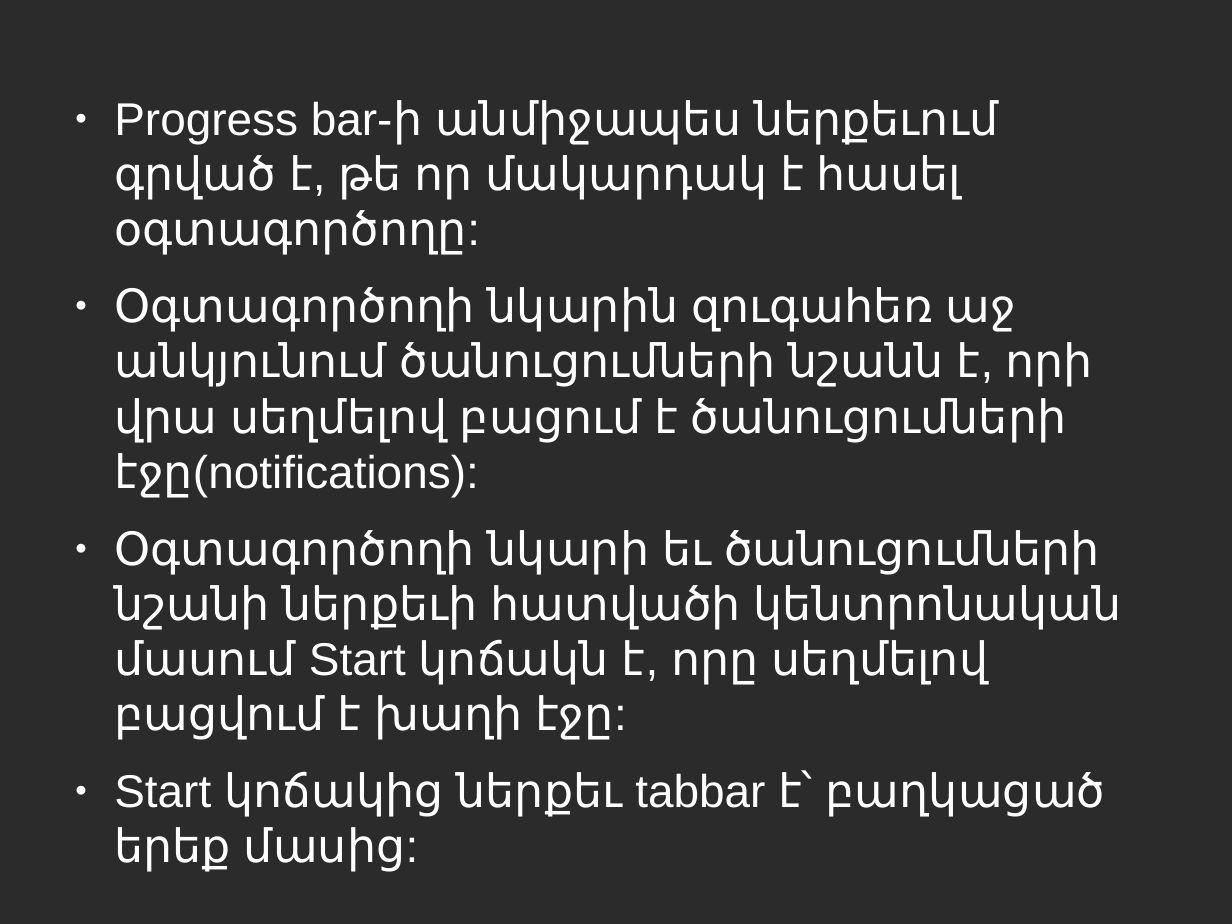
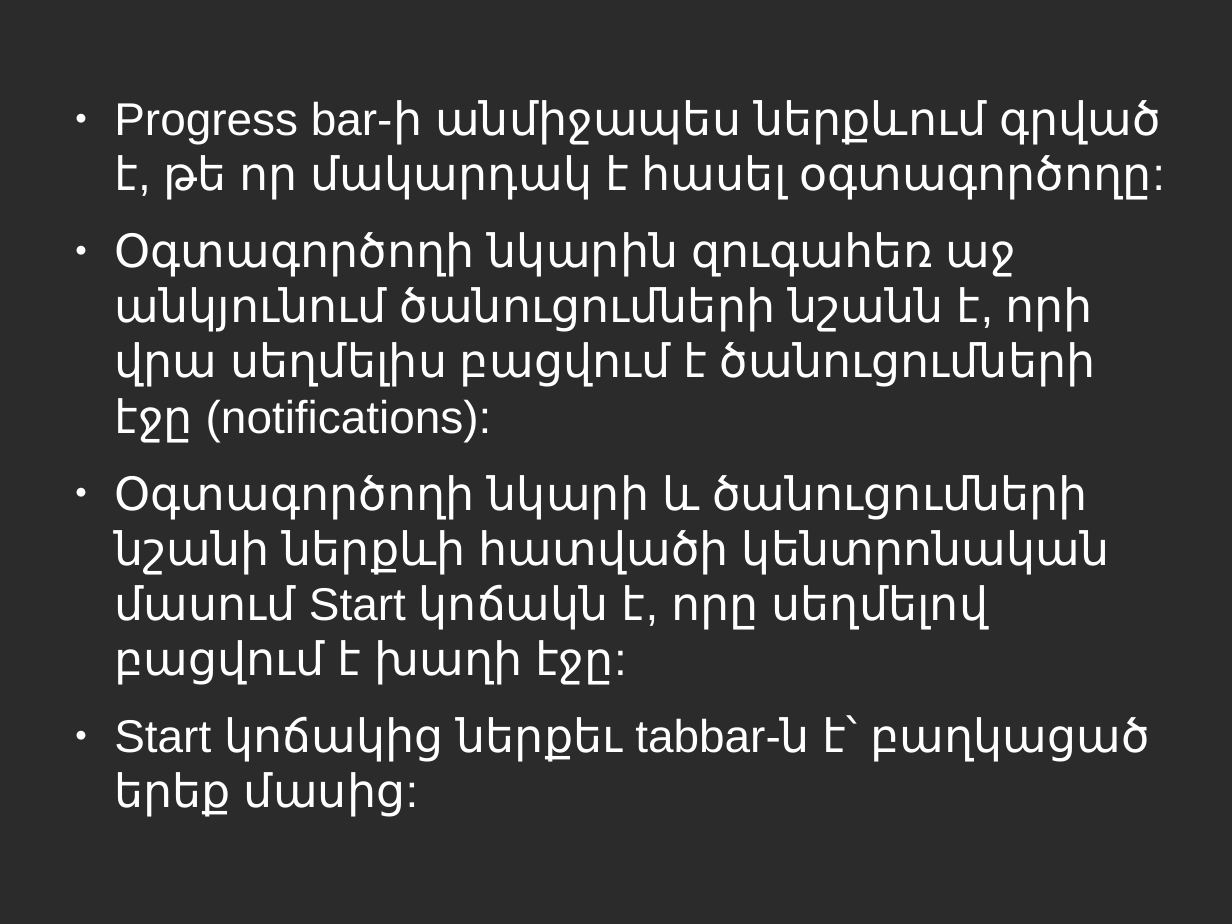
Before and after one commit to vanit-basic/instant_messenger, a slide deck: slide 13 of Documentation/Documentation.odp (slide 12 before the commit). Drawn at 1232x924 pixels with LibreOffice and Linux fonts; fonts in the diff are those of the drawing; background and template pictures are left out; a plain dark background stands for a picture behind light text. Boxes give left, top, right and bottom in pixels: in the first picture for what was removed or moved away, otherwise in the second. Text is boxed around its words. In the diff, an @@ line names an element or a change of style, - is before the commit and + after.

```diff
--- a/Documentation/Documentation.odp
+++ b/Documentation/Documentation.odp
@@ text at bbox=[114, 100, 1161, 762]: text changed @@
-● Progress bar-ի անմիջապես ներքեւում գրված է, թե որ մակարդակ է հասել օգտագործողը:
-● Օգտագործողի նկարին զուգահեռ աջ անկյունում ծանուցումների նշանն է, որի վրա սեղմելով բացում է ծանուցումների էջը(notifications):
-● Օգտագործողի նկարի եւ ծանուցումների նշանի ներքեւի հատվածի կենտրոնական մասում Start կոճակն է, որը սեղմելով բացվում է խաղի էջը:
-● Start կոճակից ներքեւ tabbar է՝ բաղկացած երեք մասից:
+● Progress bar-ի անմիջապես ներքևում գրված է, թե որ մակարդակ է հասել օգտագործողը:
+● Օգտագործողի նկարին զուգահեռ աջ անկյունում ծանուցումների նշանն է, որի վրա սեղմելիս բացվում է ծանուցումների էջը (notifications):
+● Օգտագործողի նկարի և ծանուցումների նշանի ներքևի հատվածի կենտրոնական մասում Start կոճակն է, որը սեղմելով բացվում է խաղի էջը:
+● Start կոճակից ներքեւ tabbar-ն է՝ բաղկացած երեք մասից:
```
Also in this commit, not shown: 24 other slides changed, 1 slide added.
